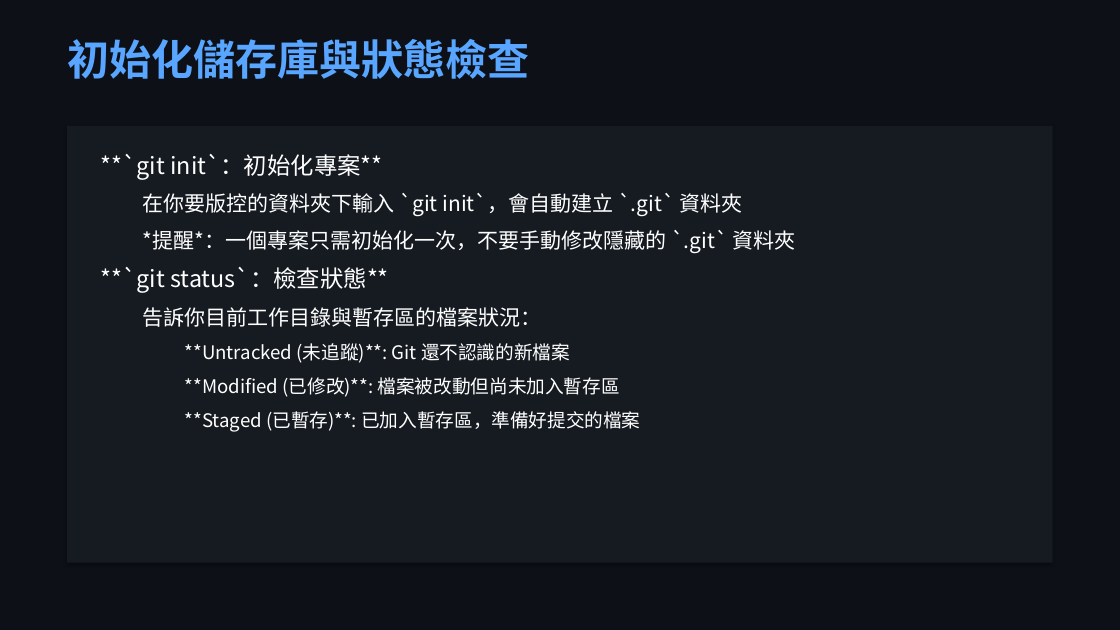
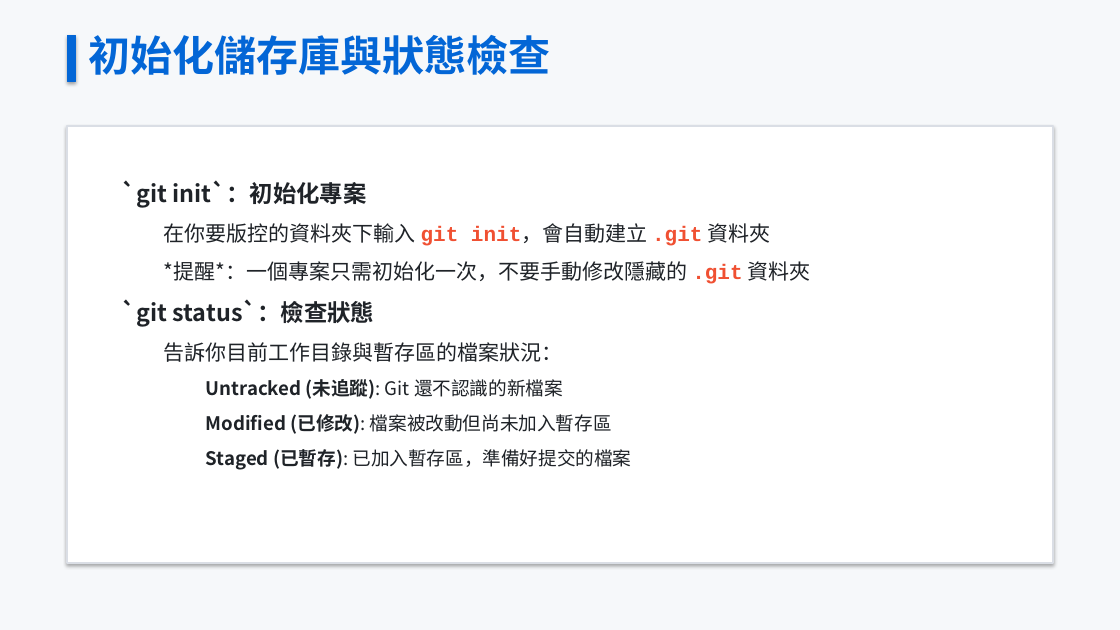
Before and after one commit to oscar7692000-beep/teaching-materials-course, a slide deck: slide 8 of GitHub_教學簡報.pptx. Drawn at 1120x630 pixels with LibreOffice and Linux fonts; fonts in the diff are those of the drawing. Boxes give left, top, right and bottom in pixels: in the first picture for what was removed or moved away, otherwise in the second. Text is boxed around its words. In the diff, an @@ line names an element or a change of style, - is before the commit and + after.

```diff
--- a/GitHub_教學簡報.pptx
+++ b/GitHub_教學簡報.pptx
@@ background #0D1117 to #F6F8FA @@
@@ text "初始化儲存庫與狀態檢查" moved from (x1=67, y1=39, x2=529, y2=79) to (x1=88, y1=35, x2=550, y2=75) @@
@@ text "初始化儲存庫與狀態檢查" at (x1=88, y1=35, x2=550, y2=75): text colour #58A6FF to #0366D6 @@
@@ rectangle added at (x1=67, y1=35, x2=76, y2=82), fill #0366D6, outline #0366D6 0.75 pt @@
@@ rectangle at (x1=67, y1=126, x2=1053, y2=563): fill #161B22 to #FFFFFF; outline none to #DADEE5 1.5 pt @@
@@ text at (x1=122, y1=180, x2=810, y2=327): text changed; text colour #FFFFFF to #1F2328 @@
-**`git init`：初始化專案**
-  在你要版控的資料夾下輸入 `git init`，會自動建立 `.git` 資料夾
-  *提醒*：一個專案只需初始化一次，不要手動修改隱藏的 `.git` 資料夾
-**`git status`：檢查狀態**
+`git init`：初始化專案
+  在你要版控的資料夾下輸入 git init，會自動建立 .git 資料夾
+  *提醒*：一個專案只需初始化一次，不要手動修改隱藏的 .git 資料夾
+`git status`：檢查狀態
@@ text at (x1=164, y1=342, x2=563, y2=362): text colour #FFFFFF to #1F2328 in "告訴你目前工作目錄與暫存區的檔案狀況："; line spacing 1 to 1.25; less space between paragraphs @@
@@ text at (x1=206, y1=379, x2=631, y2=470): text changed; text colour #FFFFFF to #1F2328 @@
-    **Untracked (未追蹤)**: Git 還不認識的新檔案
-    **Modified (已修改)**: 檔案被改動但尚未加入暫存區
-    **Staged (已暫存)**: 已加入暫存區，準備好提交的檔案
+    Untracked (未追蹤): Git 還不認識的新檔案
+    Modified (已修改): 檔案被改動但尚未加入暫存區
+    Staged (已暫存): 已加入暫存區，準備好提交的檔案
```
Also in this commit, not shown: 24 other slides changed, 31 other files.
